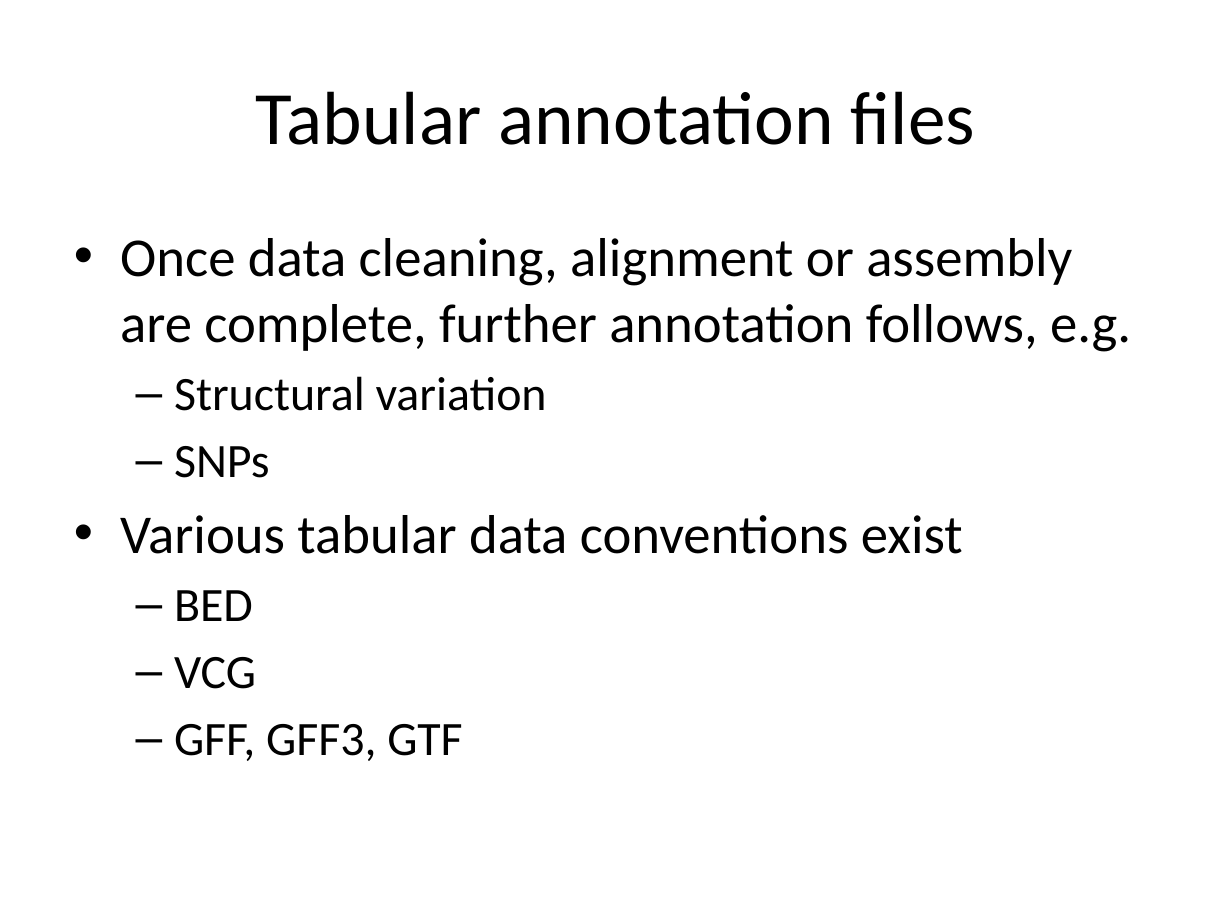
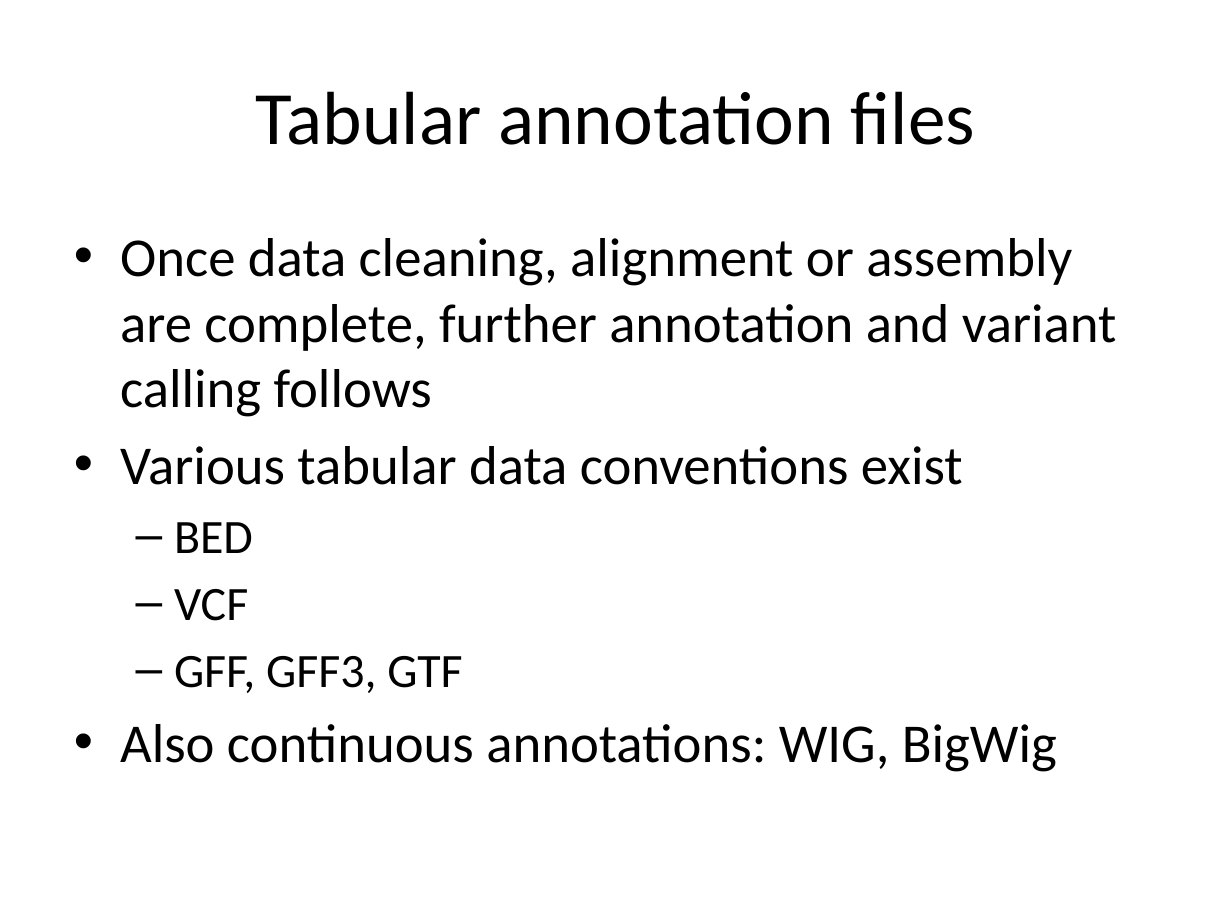
Before and after one commit to rvosa/ngs-workflows, a slide deck: slide 13 of doc/slides/day1/session2/NGSdata.pptx. Drawn at 1232x924 pixels with LibreOffice and Linux fonts; fonts in the diff are those of the drawing. Boxes give left, top, right and bottom in pixels: in the first picture for what was removed or moved away, otherwise in the second. Text is boxed around its words. In the diff, an @@ line names an element or a change of style, - is before the commit and + after.

```diff
--- a/doc/slides/day1/session2/NGSdata.pptx
+++ b/doc/slides/day1/session2/NGSdata.pptx
@@ text at [120,238,1117,417]: text changed @@
-• Once data cleaning, alignment or assembly are complete, further annotation follows, e.g.
-  – Structural variation
-  – SNPs
+• Once data cleaning, alignment or assembly are complete, further annotation and variant calling follows
@@ text at [174,589,248,621]: text changed @@
-  – VCG
+  – VCF
@@ text at [120,724,1057,772]: paragraph added @@
+• Also continuous annotations: WIG, BigWig
```
Also in this commit, not shown: 2 other slides changed, 2 other files.
